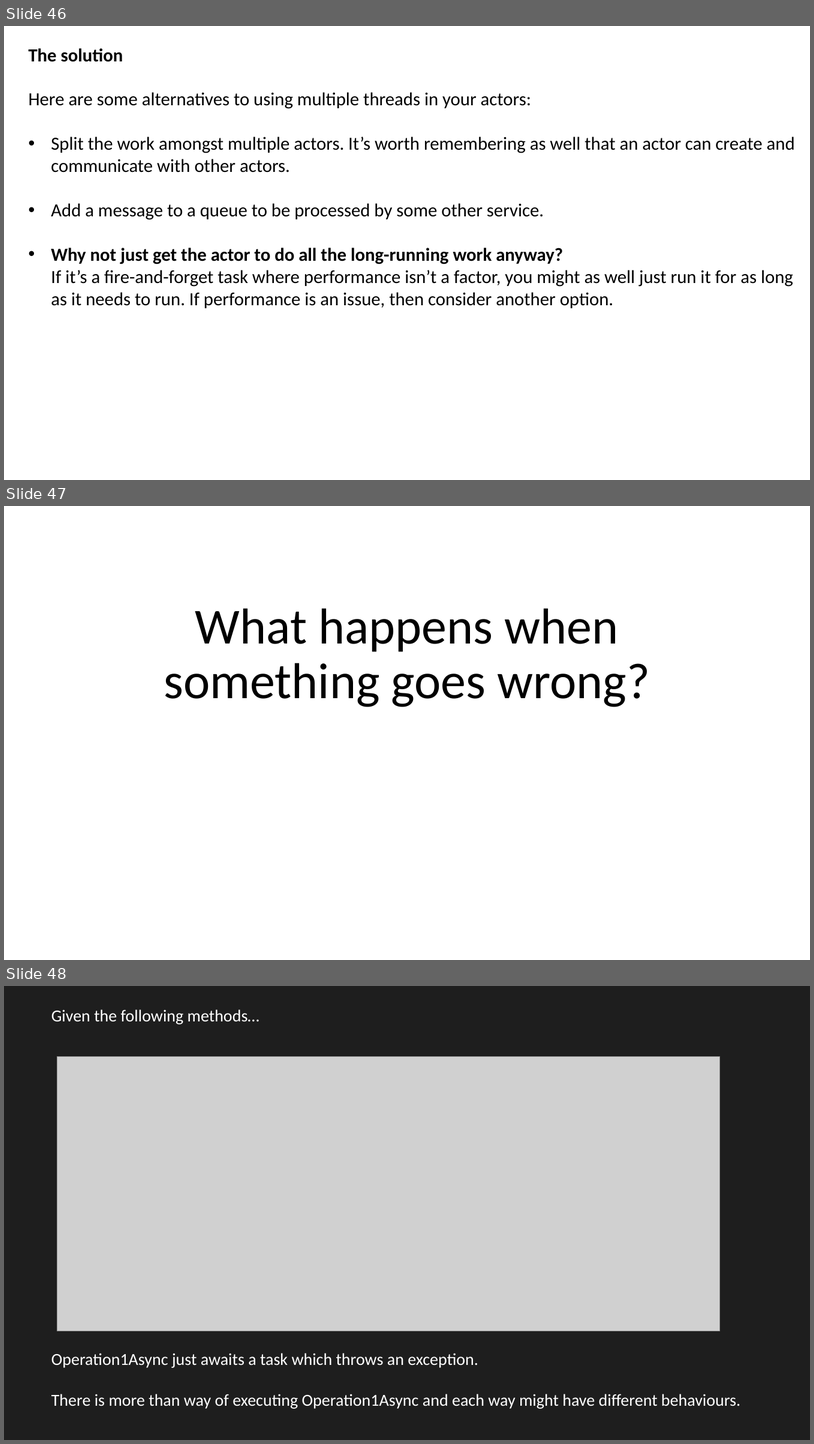
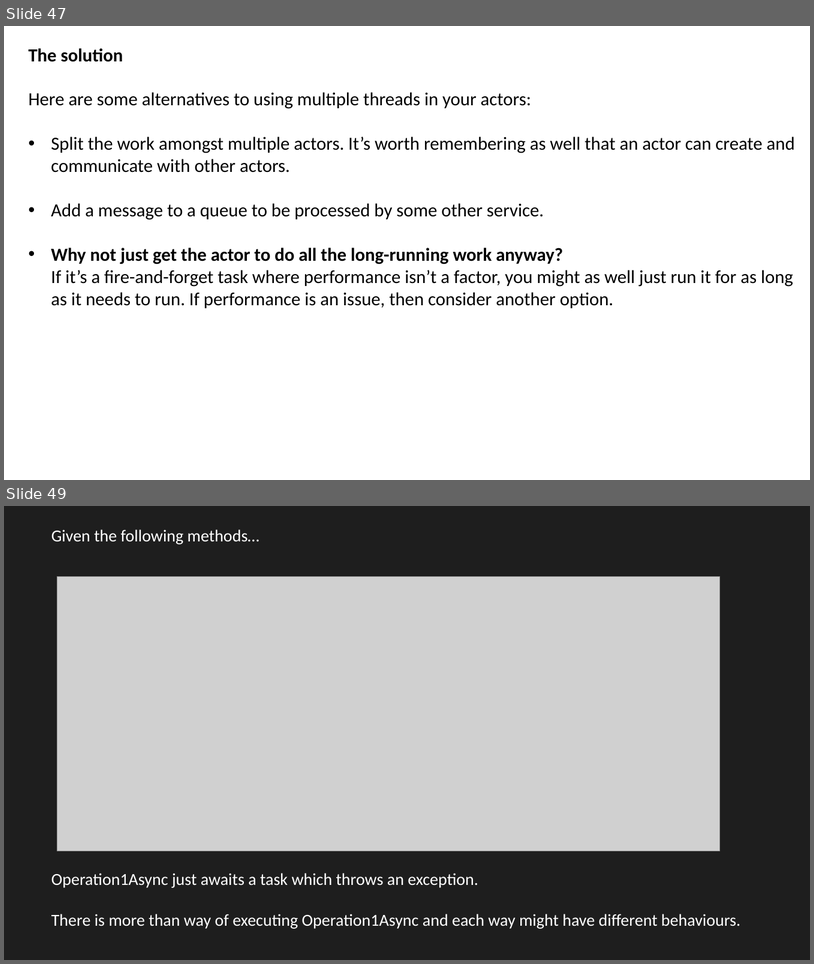
Before and after one commit to JoshKain/AsyncAwaitQuiz, a slide deck: Async and await presentation.pptx. Shown one above the other, each under a label of ours: slides 46, 47 and 48 before the commit, slides 47 and 49 after it; the slides between them are not shown. The pictures are 814x1444 and 814x964 pixels, drawn with LibreOffice and Linux fonts; fonts in the diff are those of the drawing; grey boxes stand for pictures. Boxes give left, top, right and bottom in pixels: in the first picture for what was removed or moved away, otherwise in the second. Text is boxed around its words. In the diff, an @@ line names an element or a change of style, - is before the commit and + after.

```diff
--- a/Async and await presentation.pptx
+++ b/Async and await presentation.pptx
@@ slide 47 removed at bbox=[4, 506, 810, 960], background #FFFFFF @@
@@ title removed at bbox=[164, 608, 651, 707] @@
-What happens when something goes wrong?
@@ what was slide 46 is now slide 47 @@
@@ what was slide 48 is now slide 49 @@
```
Also in this commit, not shown: 3 slides changed, 2 slides added.
